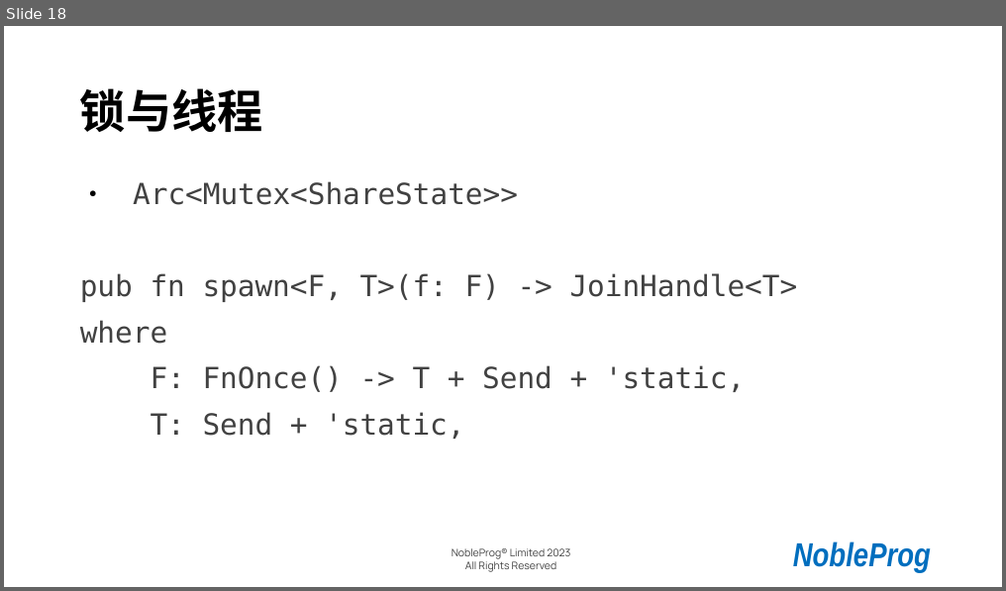
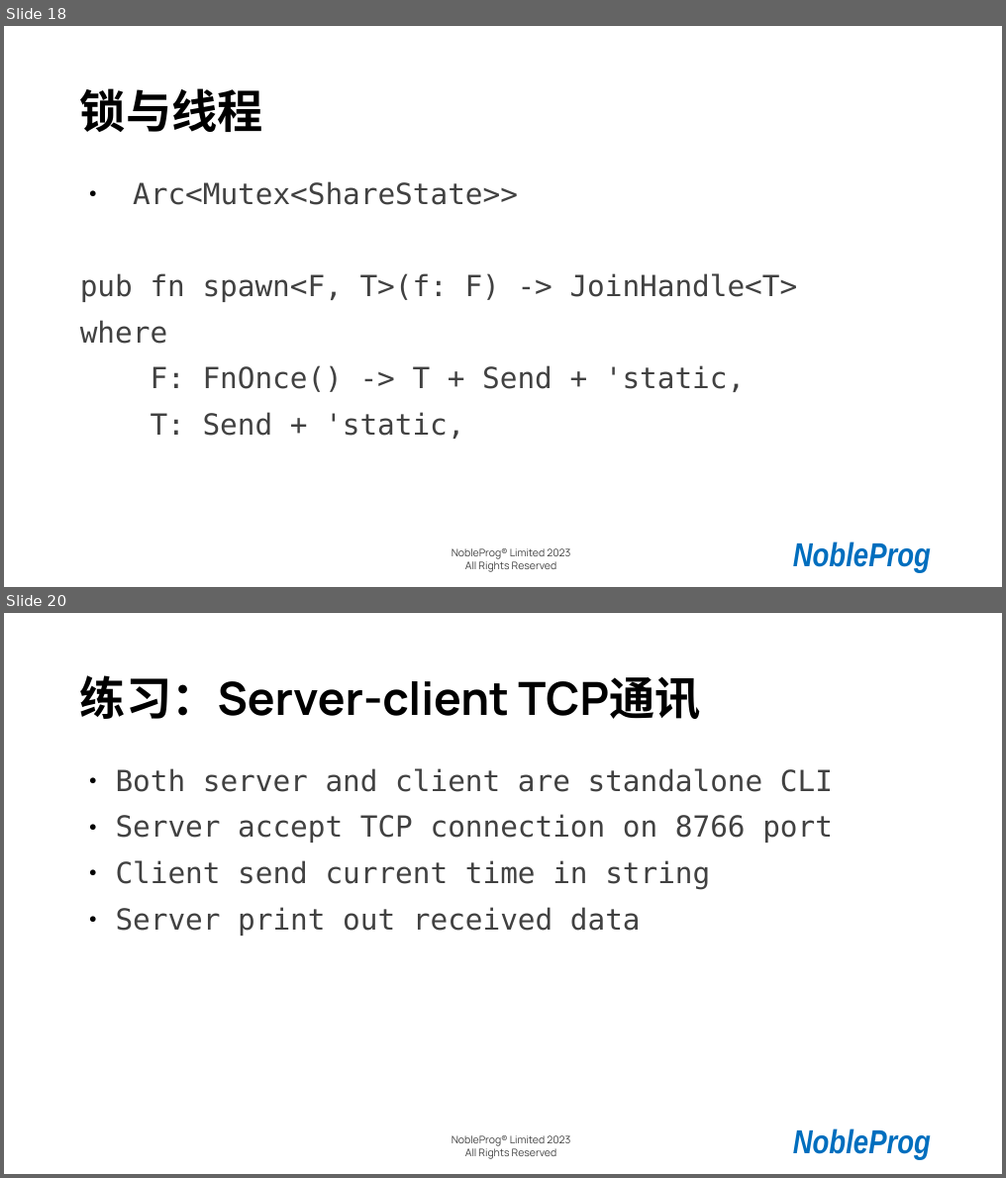
Before and after one commit to cathay4t/rust_training_2023_shanghai, a slide deck: presentation.odp. Shown one above the other, each under a label of ours: slide 18 before the commit, slides 18 and 20 after it; the slides between them are not shown. The pictures are 1006x591 and 1006x1178 pixels, drawn with LibreOffice and Linux fonts; fonts in the diff are those of the drawing; background and template pictures are left out. Boxes give left, top, right and bottom in pixels: in the first picture for what was removed or moved away, otherwise in the second. Text is boxed around its words. In the diff, an @@ line names an element or a change of style, - is before the commit and + after.

```diff
--- a/presentation.odp
+++ b/presentation.odp
@@ slide 20 added at <box>4,613,1002,1174</box>, background picture (left out); not listed: 2 template elements that a slide beside it also shows @@
@@ title added at <box>80,675,700,719</box>, 44 pt, text #000000, bold @@
+练习：Server-client TCP通讯
@@ text added at <box>116,768,833,936</box>, 28 pt, text #414141 @@
+● Both server and client are standalone CLI
+● Server accept TCP connection on 8766 port
+● Client send current time in string
+● Server print out received data
```
Also in this commit, not shown: 3 slides changed, 1 other slide added, 3 other files.
